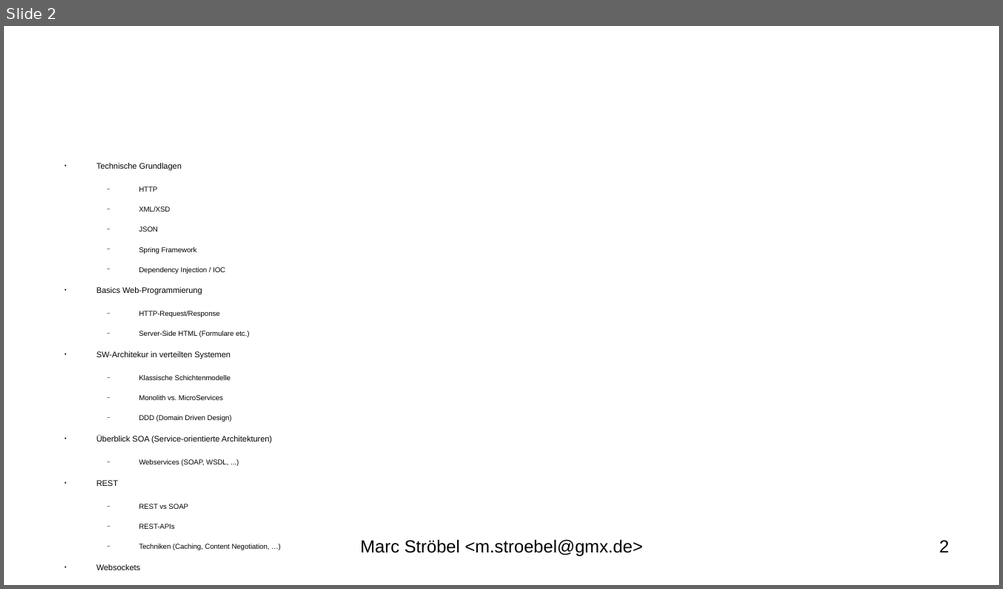
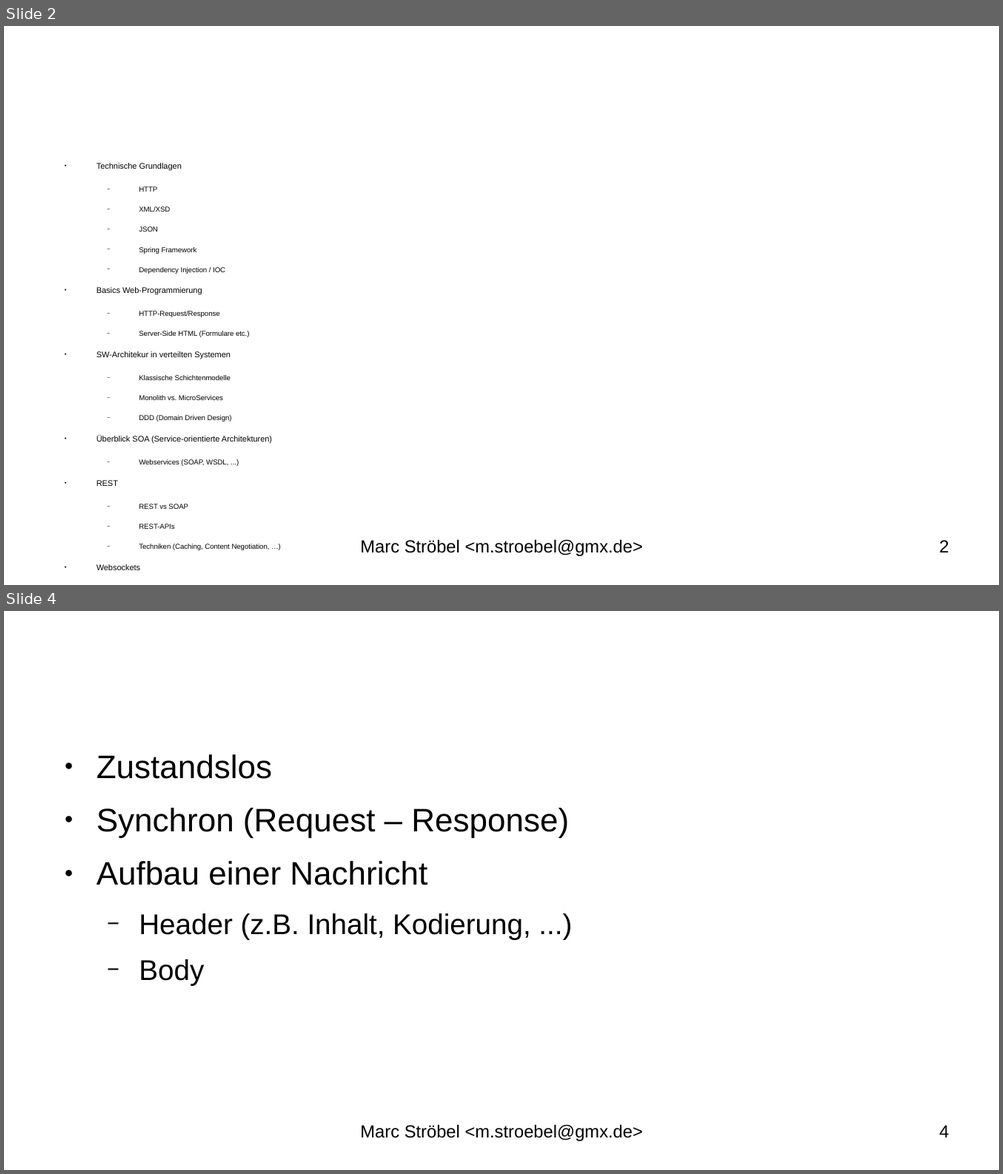
Before and after one commit to mbs99/dhbw_webeng, a slide deck: docs/skript.odp. Shown one above the other, each under a label of ours: slide 2 before the commit, slides 2 and 4 after it; the slides between them are not shown. The pictures are 1003x589 and 1003x1174 pixels, drawn with LibreOffice and Linux fonts; fonts in the diff are those of the drawing; background and template pictures are left out. Boxes give left, top, right and bottom in pixels: in the first picture for what was removed or moved away, otherwise in the second. Text is boxed around its words. In the diff, an @@ line names an element or a change of style, - is before the commit and + after.

Commit message:
start http section

```diff
--- a/docs/skript.odp
+++ b/docs/skript.odp
@@ slide 4 added at (4,611,999,1170), background #FFFFFF @@
@@ title added at (54,632,747,725), 35.7 pt, text #FFFFFF @@
+Technische Grundlagen - HTTP
@@ text added at (96,755,569,986), 26 pt, text #000000 @@
+● Zustandslos
+● Synchron (Request – Response)
+● Aufbau einer Nachricht
+  − Header (z.B. Inhalt, Kodierung, ...)
+  − Body
@@ text added at (360,1125,643,1142), 14 pt, text #000000 @@
+Marc Ströbel <m.stroebel@gmx.de>
@@ page number added at (939,1125,948,1138), 14 pt, text #000000 @@
+4
```
Also in this commit, not shown: 1 slide changed, 1 other slide added, 1 other file.
